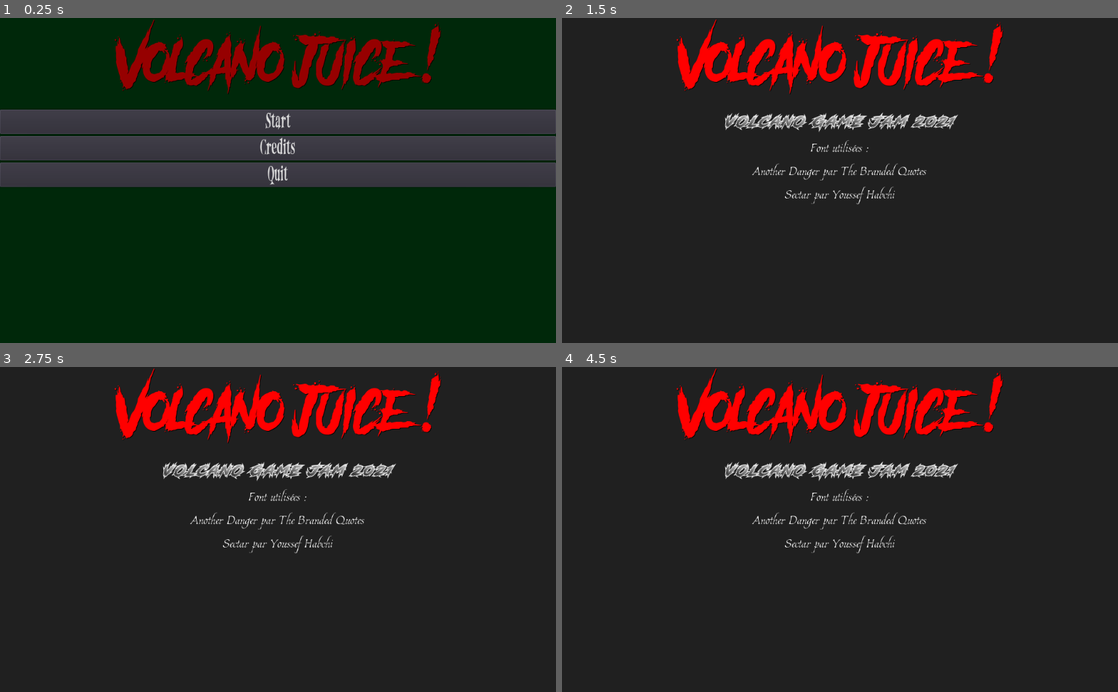
Above: before the commit, frames 1-4 (two rows, left to right).
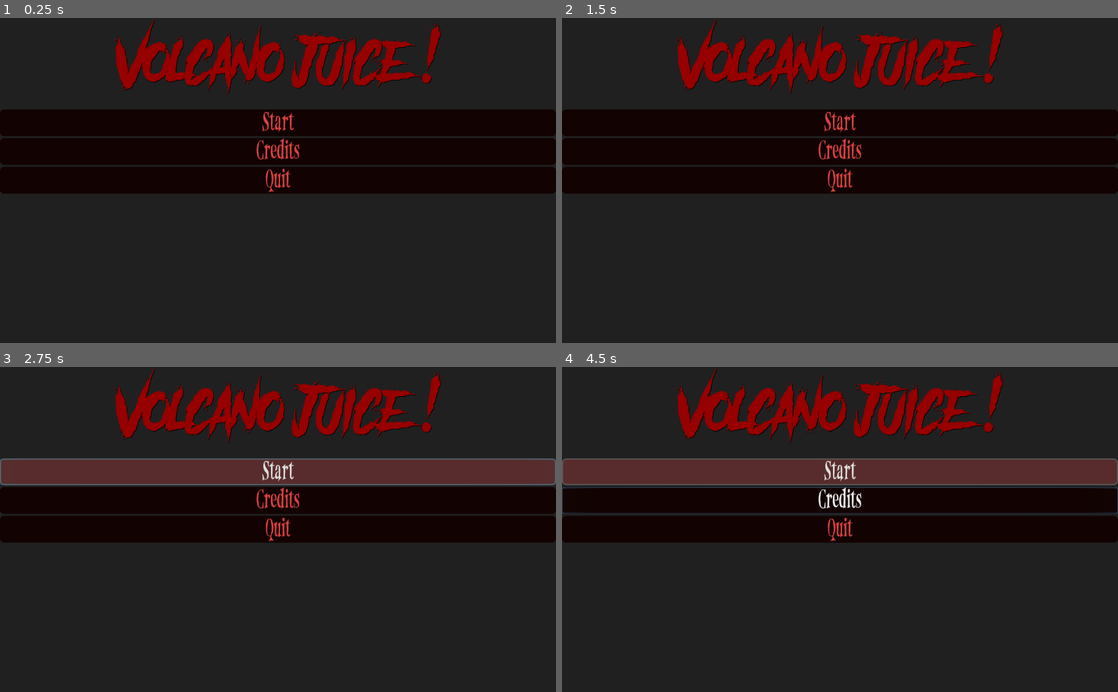
Above: after the commit, the same moments.

Repository: smallcluster/VolcanoJuice
Game: Godot game, scene res://Menu/Menu.tscn
The game is run twice, just before and just after one commit, with the same random seed, the same clock (stepped at 60 frames per second) and the same inputs. The project has no main scene, so this scene is started directly.
Inputs (mouse positions are in pixels of both pictures, inside the frame that each line leads up to):
- Up to frame 1 (0.25 s): no input
- Up to frame 2 (1.5 s): click "Credits" at 0.5 s; click (840, 291) at 1.25 s, where only the run after the commit has a clickable "Back to menu"
- Up to frame 3 (2.75 s): click (278, 471) at 2 s, where only the run after the commit has a clickable "Start"
- Up to frame 4 (4.5 s): click (840, 471) at 2.75 s, where only the run after the commit has a clickable "Start"; tap Enter (ui_accept) at 3.5, 3.77, 4.25 s; hold Right (ui_right) 3.53-4.28 s; hold Down (ui_down) from 4.28 s (still down)

The runs differ from the first frame. In frame 1, 95% of the frame differs, in the area x 0-100%, y 0-100%; in frame 2, 29%; in frame 3, 29%; in frame 4, 29%.

Commit message:
Modif menu credit

Diff:
--- /dev/null
+++ b/src/Credits/Credit.gd
@@ -0,0 +1,20 @@
+extends Control
+
+
+# Declare member variables here. Examples:
+# var a = 2
+# var b = "text"
+
+
+# Called when the node enters the scene tree for the first time.
+func _ready():
+	pass # Replace with function body.
+
+
+# Called every frame. 'delta' is the elapsed time since the previous frame.
+#func _process(delta):
+#	pass
+
+
+func _on_Button_pressed():
+	get_tree().change_scene("res://Menu/Menu.tscn")
--- a/src/Credits/Credit.tscn
+++ b/src/Credits/Credit.tscn
@@ -1,8 +1,10 @@
-[gd_scene load_steps=7 format=2]
+[gd_scene load_steps=10 format=2]
 
 [ext_resource path="res://Font/Estonia-Regular.ttf" type="DynamicFontData" id=1]
+[ext_resource path="res://Credits/Credit.gd" type="Script" id=2]
 [ext_resource path="res://Font/Another Danger - Demo.otf" type="DynamicFontData" id=3]
 [ext_resource path="res://Font/Sectar_SP.otf" type="DynamicFontData" id=4]
+[ext_resource path="res://Font/UnfinishedScreamRegular.otf" type="DynamicFontData" id=5]
 
 [sub_resource type="DynamicFont" id=1]
 size = 95
@@ -14,15 +16,17 @@
 font_data = ExtResource( 4 )
 
 [sub_resource type="DynamicFont" id=4]
-size = 32
+size = 24
 font_data = ExtResource( 1 )
 
-[node name="Node2D" type="Control"]
+[sub_resource type="DynamicFont" id=5]
+size = 24
+font_data = ExtResource( 5 )
+
+[node name="Control" type="Control"]
 anchor_right = 1.0
 anchor_bottom = 1.0
-__meta__ = {
-"_edit_use_anchors_": false
-}
+script = ExtResource( 2 )
 
 [node name="ColorRect" type="ColorRect" parent="."]
 anchor_right = 1.0
@@ -62,10 +66,25 @@
 [node name="Fonts" type="Label" parent="ColorRect/VBoxContainer"]
 margin_top = 218.0
 margin_right = 1024.0
-margin_bottom = 344.0
+margin_bottom = 487.0
 custom_fonts/font = SubResource( 4 )
-text = "Font utilisées :
+text = "Font :
 Another Danger par The Branded Quotes
-Sectar par Youssef Habchi"
+Sectar par Youssef Habchi
+Musiques :
+Crawd Panic par IENBA
+Children's Game Music 2 - Adventure par heartade
+Creepy par TokyoGeisha
+Fast fight / battle music (looped) par XCVG"
 align = 1
 valign = 1
+
+[node name="Button" type="Button" parent="ColorRect/VBoxContainer"]
+margin_left = 470.0
+margin_top = 530.0
+margin_right = 87.0
+margin_bottom = 560.0
+custom_fonts/font = SubResource( 5 )
+text = "Back to menu"
+
+[connection signal="pressed" from="ColorRect/VBoxContainer/Button" to="." method="_on_Button_pressed"]
--- a/src/Menu/Menu.tscn
+++ b/src/Menu/Menu.tscn
@@ -1,24 +1,12 @@
-[gd_scene load_steps=8 format=2]
+[gd_scene load_steps=5 format=2]
 
 [ext_resource path="res://Font/Another Danger - Demo.otf" type="DynamicFontData" id=1]
 [ext_resource path="res://Menu/Menu.gd" type="Script" id=2]
-[ext_resource path="res://Font/UnfinishedScreamRegular.otf" type="DynamicFontData" id=3]
+[ext_resource path="res://Themes/MenuButtons.tres" type="Theme" id=3]
 
 [sub_resource type="DynamicFont" id=1]
 size = 95
 font_data = ExtResource( 1 )
-
-[sub_resource type="DynamicFont" id=2]
-size = 40
-font_data = ExtResource( 3 )
-
-[sub_resource type="DynamicFont" id=3]
-size = 40
-font_data = ExtResource( 3 )
-
-[sub_resource type="DynamicFont" id=4]
-size = 40
-font_data = ExtResource( 3 )
 
 [node name="Control" type="Control"]
 anchor_right = 1.0
@@ -31,7 +19,7 @@
 [node name="ColorRect" type="ColorRect" parent="."]
 anchor_right = 1.0
 anchor_bottom = 1.0
-color = Color( 0, 0.160784, 0.0431373, 1 )
+color = Color( 0.129412, 0.129412, 0.129412, 1 )
 __meta__ = {
 "_edit_use_anchors_": false
 }
@@ -57,29 +45,30 @@
 [node name="Menu" type="VBoxContainer" parent="ColorRect/Main"]
 margin_top = 169.0
 margin_right = 1024.0
-margin_bottom = 312.0
+margin_bottom = 324.0
+rect_min_size = Vector2( 200, 155 )
 alignment = 1
 
 [node name="Start" type="Button" parent="ColorRect/Main/Menu"]
 margin_right = 1024.0
-margin_bottom = 45.0
+margin_bottom = 49.0
 grow_horizontal = 0
 grow_vertical = 0
-custom_fonts/font = SubResource( 2 )
+theme = ExtResource( 3 )
 text = "Start"
 
 [node name="Credits" type="Button" parent="ColorRect/Main/Menu"]
-margin_top = 49.0
+margin_top = 53.0
 margin_right = 1024.0
-margin_bottom = 94.0
-custom_fonts/font = SubResource( 3 )
+margin_bottom = 102.0
+theme = ExtResource( 3 )
 text = "Credits"
 
 [node name="Quit" type="Button" parent="ColorRect/Main/Menu"]
-margin_top = 98.0
+margin_top = 106.0
 margin_right = 1024.0
-margin_bottom = 143.0
-custom_fonts/font = SubResource( 4 )
+margin_bottom = 155.0
+theme = ExtResource( 3 )
 text = "Quit"
 
 [connection signal="pressed" from="ColorRect/Main/Menu/Start" to="." method="_on_Start_pressed"]
--- /dev/null
+++ b/src/Themes/MenuButtons.tres
@@ -0,0 +1,34 @@
+[gd_resource type="Theme" load_steps=5 format=2]
+
+[ext_resource path="res://Themes/normalButton.tres" type="StyleBox" id=1]
+[ext_resource path="res://Font/UnfinishedScreamRegular.otf" type="DynamicFontData" id=2]
+
+[sub_resource type="DynamicFont" id=1]
+size = 50
+font_data = ExtResource( 2 )
+
+[sub_resource type="StyleBoxFlat" id=2]
+bg_color = Color( 0.34902, 0.176471, 0.176471, 1 )
+border_width_left = 2
+border_width_top = 2
+border_width_right = 2
+border_width_bottom = 2
+border_color = Color( 0.376471, 0.376471, 0.376471, 1 )
+corner_radius_top_left = 8
+corner_radius_top_right = 8
+corner_radius_bottom_right = 8
+corner_radius_bottom_left = 8
+
+[resource]
+Button/colors/font_color = Color( 0.866667, 0.262745, 0.262745, 1 )
+Button/colors/font_color_disabled = Color( 0.9, 0.9, 0.9, 0.2 )
+Button/colors/font_color_focus = Color( 0.94, 0.94, 0.94, 1 )
+Button/colors/font_color_hover = Color( 0.882353, 0.882353, 0.882353, 1 )
+Button/colors/font_color_pressed = Color( 1, 1, 1, 1 )
+Button/constants/hseparation = 2
+Button/fonts/font = SubResource( 1 )
+Button/styles/disabled = null
+Button/styles/focus = null
+Button/styles/hover = SubResource( 2 )
+Button/styles/normal = ExtResource( 1 )
+Button/styles/pressed = null
--- /dev/null
+++ b/src/Themes/normalButton.tres
@@ -0,0 +1,8 @@
+[gd_resource type="StyleBoxFlat" format=2]
+
+[resource]
+bg_color = Color( 0.0745098, 0.0117647, 0.0117647, 1 )
+corner_radius_top_left = 8
+corner_radius_top_right = 8
+corner_radius_bottom_right = 8
+corner_radius_bottom_left = 8
